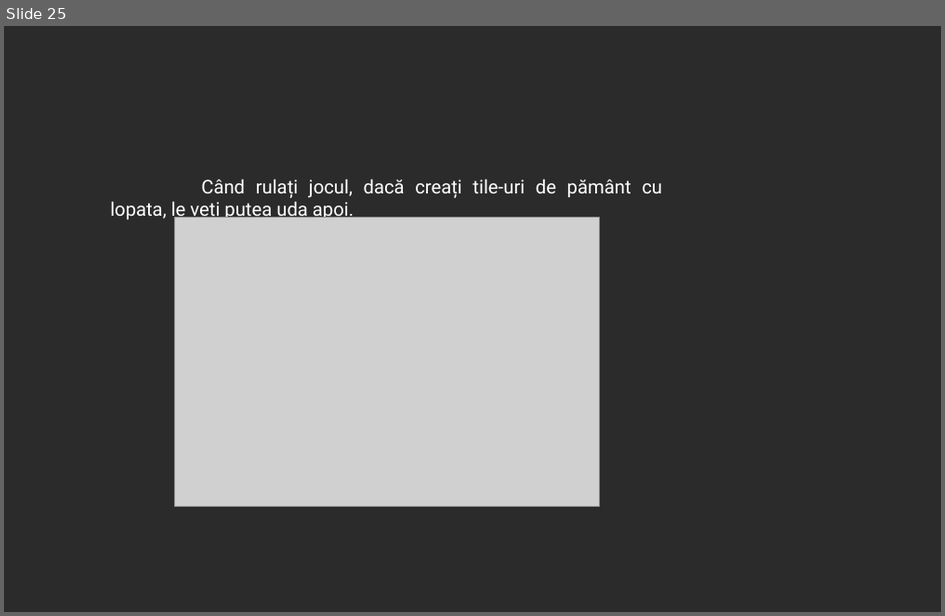
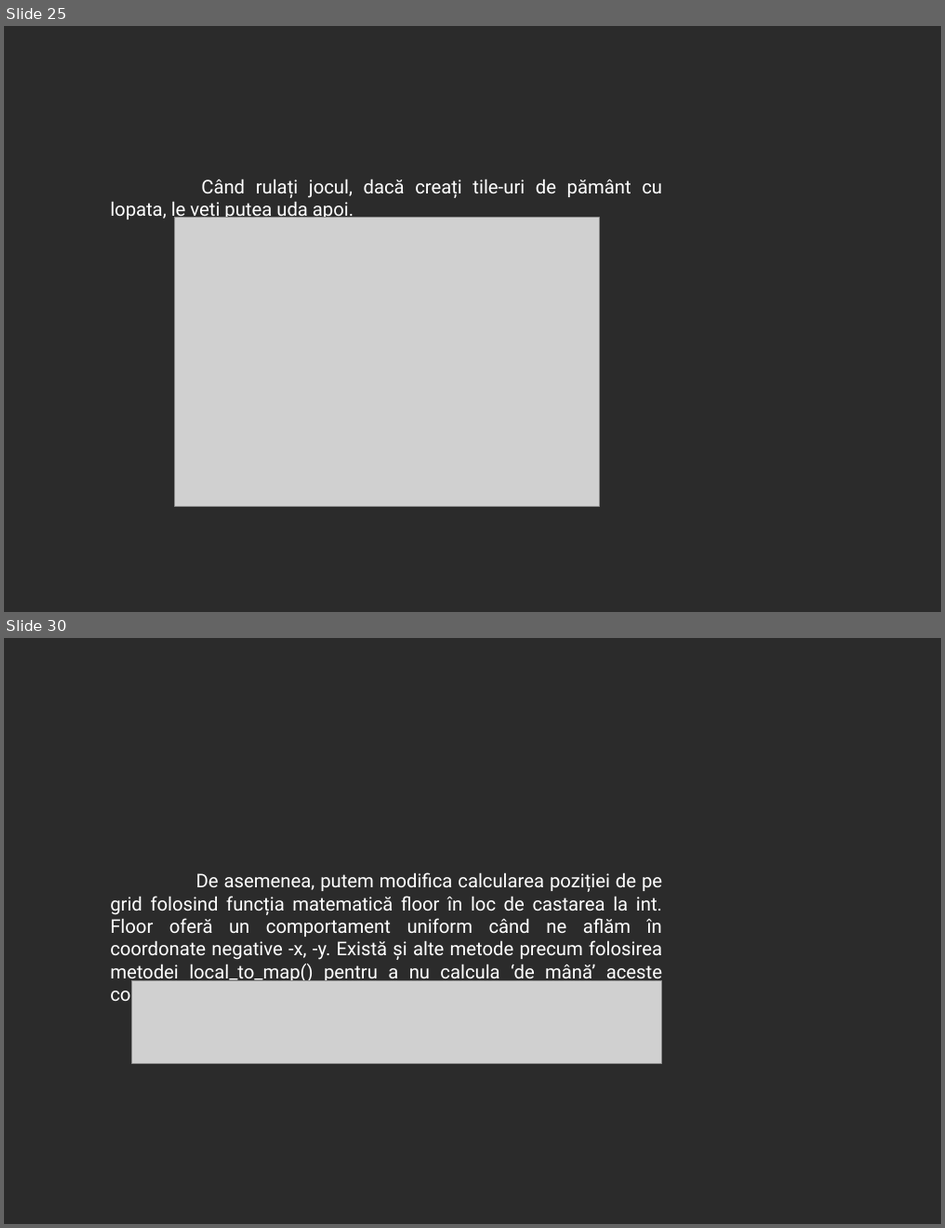
Before and after one commit to 0xspiderr/gdc-upt-presentations, a slide deck: presentation_4/presentation_4.odp. Shown one above the other, each under a label of ours: slide 25 before the commit, slides 25 and 30 after it; the slides between them are not shown. The pictures are 945x616 and 945x1228 pixels, drawn with LibreOffice and Linux fonts; fonts in the diff are those of the drawing; grey boxes stand for pictures; background and template pictures are left out; a plain dark background stands for a picture behind light text. Boxes give left, top, right and bottom in pixels: in the first picture for what was removed or moved away, otherwise in the second. Text is boxed around its words. In the diff, an @@ line names an element or a change of style, - is before the commit and + after.

```diff
--- a/presentation_4/presentation_4.odp
+++ b/presentation_4/presentation_4.odp
@@ slide 30 added at (4,638,941,1224), background picture (left out) @@
@@ text added at (110,872,662,1006), 16 pt, text #FFFFFF @@
+De asemenea, putem modifica calcularea poziției de pe grid folosind funcția matematică floor în loc de castarea la int. Floor oferă un comportament uniform când ne aflăm în coordonate negative -x, -y. Există și alte metode precum folosirea metodei local_to_map() pentru a nu calcula ‘de mână’ aceste coordonate.
@@ picture added at (131,981,662,1063) @@
```
Also in this commit, not shown: 40 other slides added, 8 other files.
